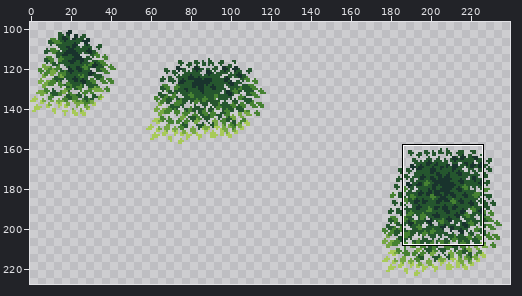
File history of a sprite sheet, Textures/Environment/TreeLeaves.png. Above, an overview of the earlier version with the close-up marked.
Close-up. Earlier state:
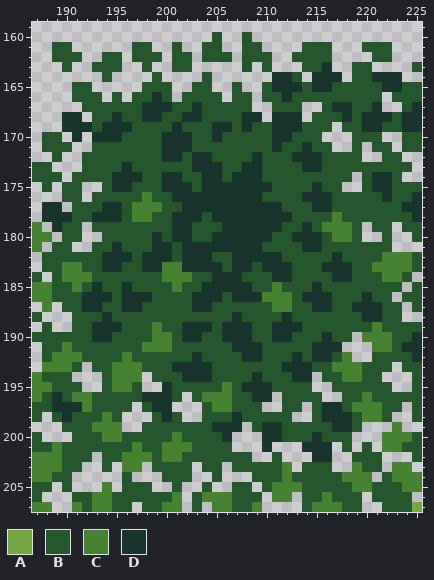
The file is 256x256 pixels. Shown: x 187..225, y 159..207. The wide view leaves out empty margins. The commit also changed other parts of the picture, which this record leaves out.
Palette (. is transparent): A #75a743  B #25562e  C #468232  D #19332d
Pixels before, first column x 187:
160 ..................B..B.................
161 ..BB......BB..B..BB..BB....BBB...BBB...
162 ..BBB..BB.BBB.BB.BBB.BBB..BBBB....BB...
163 ...B..BBB..B..BB.....B.B...BBD..BB....B
164 .......B....B....B......DDB.DDD.BBDDD..
165 ....BB.....BBB..BB..B..BDDDBDDBBBBBDDBB
166 ....BBB.B.BBDB.BBBB.BB.BBDBBBBBBBBB.BBB
167 .....BBBBBBDDDBBDBBBBB..BBB..BDDBBD..BD
168 ...DD.BBDBBDDBBDDBBBBDD.DDD.BBBDBDDDBDD
169 ...DDDBDDDBBBBDBBBDDBDBBDDDBBB.BBDDBBDD
170 .BB.D.DDDBBBBDDDBBDBBBBBDDBBB...BBB..BB
171 .BBB..BBBBBBBDDDBBBBBBBBDBBDBB..B.BB.BB
172 ..B..BBBBBBBBDDBDDBBBBDBBBDDDBBBB..BB..
173 BB...BBBBDBBBBBBDDDBBDDBBBBDDBBBBBBBBB.
174 BBB.BBBBDDDBBDDBBDDBDDDBBBBBBBBB.BDDB..
175 .B.BB..BDDBBBDDDBDDDDDDDBBBBDBB..BDDBBB
176 ...BB.BBBBBCBBDDDDDDDDDBBBBDDDBBBBBDBBD
177 .DD.BBBDDBCCCBBDDDDDDDDDDBBBDDBBBBBBBDD
178 .DDDBBDDDBCCBBDDDBDDDDDDDDBBBBCBBBBBBBD
179 C.DBB.BBBBBBBBDDBBBDDDDDDBBDBCCCB.BB.BB
180 CC.BB..BBBBBDBDDBBDDDDDDBBDDDBCCB..B..B
181 C.BB..BBDBBBDDBDDDDDDDDBBBBDDBBBBBBB...
182 .BBBBBBDDDBDDDBDDDBBDDDDDBBBBBDBBBBCCCB
183 .BBCCBBDDBBDDCCDDDDBDDBDDDBBBDDDBBCCCCB
184 B.BCCCBBBBBBBCCCBBDDDBBBDDBBBBDDBBBCCB.
185 CCBBCBDBBDBBBBCBBDDDDDBBCBBBDBBBBBBBB.B
186 CCBBBDDDBDDDBBBBDDDBDDDCCCBDDDBBBDBB.BB
187 .C.BBDDBBDDBBBBBDDBBBBBBCCBBDDBBDDDBB.B
188 B...BBBDBBBBBBBBBBBBDBBBBDBBBBBBBDDBB..
189 .B..BBDDDBBBCBBDDDBDDDBBDDDBBBBBBBCBBBB
190 BBBBBBDDBBBBCCBDDBBDDDBBDDBBBDBB.CCCBBD
191 .BBCBBBBBBBCCCBBBBBBDDDBBBBBDDD...CCBDD
192 .BCCCBBBBCBBBBBBDBBBBDDBBBDBDDBC..BBBBD
193 .CCCB.BBCCCBBBDDDDBBBBBBBDDDBBCCCBBB.BB
194 CBBB...BCCC.BBBDDDBBBBDBBBDD.BBCCBB...B
195 CCBBB..BCCB..DBBBBBCBDDDBBBB..BBBBBB..B
196 CBDBCCBBBBBDDDB.BCCCBBDD.BBBB..BBCBBBBB
197 BBDDDCBBBB.BDD...BCCBBB..BB.BDDBCCCBB.B
198 B.BDBBBCB...BDB..BBBDBBBBB..BDDDBCCB..B
199 ...BBBCCC..BBBBBBBDDD.BDDBBBBBDDB...C..
200 B...BBBCCBBBBBCBBBBD...DDBBBDBBB...CCCB
201 BBCBBBBBBBCBBCCCBBBB...D...DDD.B.B.CCBB
202 CCCBBB.BBCCCBCCBBBBBBB..B...DD..BBB...B
203 CCCBB..B.CC.BBBB.BB.BBBBBC.BBB..CBB.CC.
204 CCBB.....B...BBB..B...BBBCBBBBBCCC.BCCC
205 BB.B...C.BBB..B..B..BB.BCCCBBBBBCCBBBCC
206 B...BBCCBBBBBBC.BCCCBBB.CC.BBCBBB.BBBB.
207 CC..CBCCBB.BBCC.B.CCBBC....BCCCBB..BBBA
After the commit:
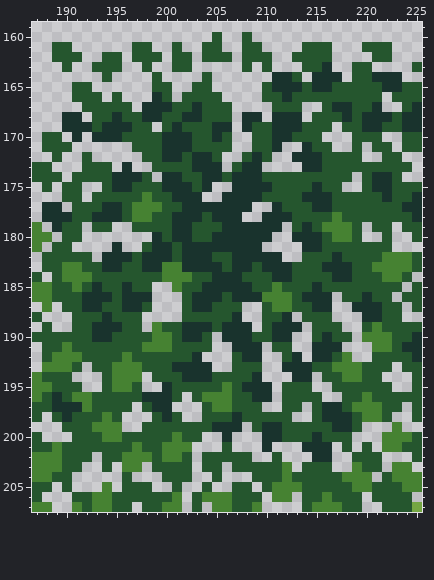
Change:
y 165: x 198 B -> .; x 207 B -> .
y 166: x 197..198 BB -> ..; x 207..208 BB -> ..
y 167: x 197 B -> .; x 207..208 BB -> ..
y 168: x 207 B -> .
y 169: x 199 B -> .; x 207 B -> .
y 170: x 207..208 BB -> ..
y 171: x 193..196 BBBB -> ....; x 207..208 BB -> ..; x 212..213 BB -> ..
y 172: x 193..197 BBBBB -> .....; x 206..207 BB -> ..; x 211..212 BB -> ..
y 173: x 195 B -> .; x 197..198 BB -> ..; x 206 B -> .; x 210..213 BBBB -> ....
y 174: x 199 B -> .
y 175: x 205..206 DD -> ..
y 176: x 204..205 DD -> ..
y 177: x 209..210 DD -> ..
y 178: x 208..209 DD -> ..
y 179: x 195..196 BB -> ..; x 212 B -> .
y 180: x 194..198 BBBBB -> .....; x 211..212 BB -> ..
y 181: x 193..194 BB -> ..; x 196..197 BB -> ..; x 210..213 BBBB -> ....
y 182: x 193 B -> .; x 212..213 BB -> ..
y 185: x 199..200 BB -> ..
y 186: x 199..201 BBB -> ...; x 217 B -> .
y 187: x 199..201 BBB -> ...; x 208..209 BB -> ..; x 217..218 BB -> ..
y 188: x 198..201 BBBB -> ....; x 208..209 BB -> ..; x 213 B -> .; x 217..219 BBB -> ...
y 189: x 198 B -> .; x 209 B -> .; x 214 B -> .; x 218..219 BB -> ..
y 190: x 205 B -> .; x 213..214 BB -> ..
y 191: x 205..206 BB -> ..; x 210 B -> .; x 213..214 BB -> ..
y 192: x 204..206 BBB -> ...; x 210..211 BB -> ..; x 214 B -> .
y 193: x 205..206 BB -> ..; x 210..211 BB -> ..
y 194: x 210..212 BBB -> ...
y 195: x 211 B -> .
y 200: x 204..205 BB -> ..
y 201: x 203..205 BBB -> ...
y 202: x 203 B -> .
